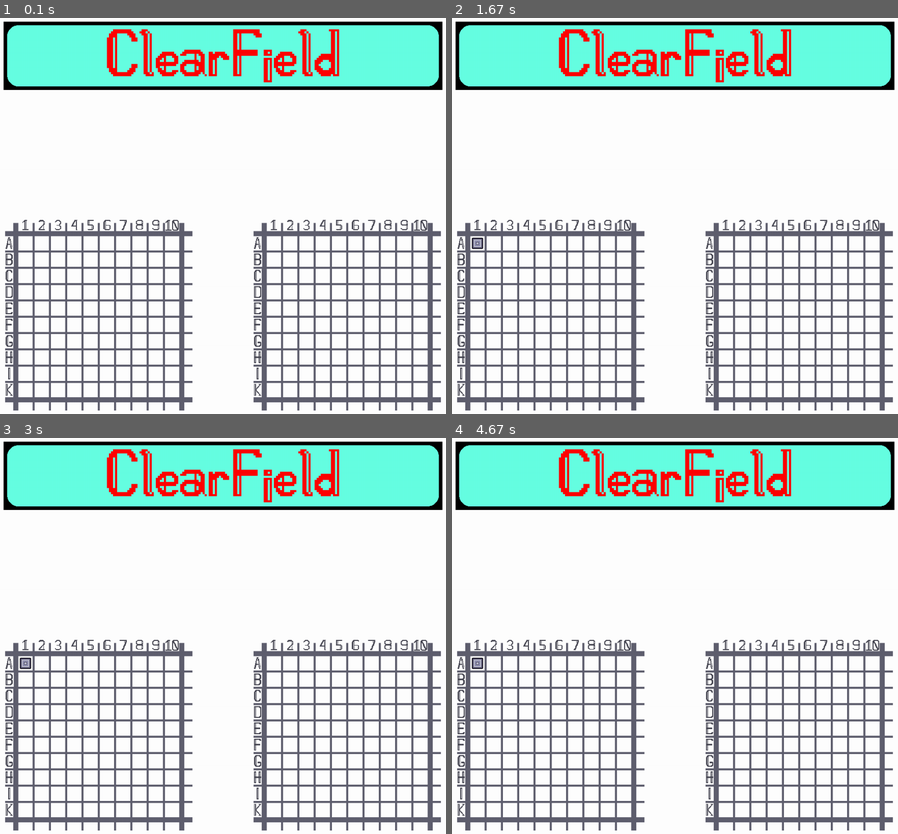
Above: before the commit, frames 1-4 (two rows, left to right).
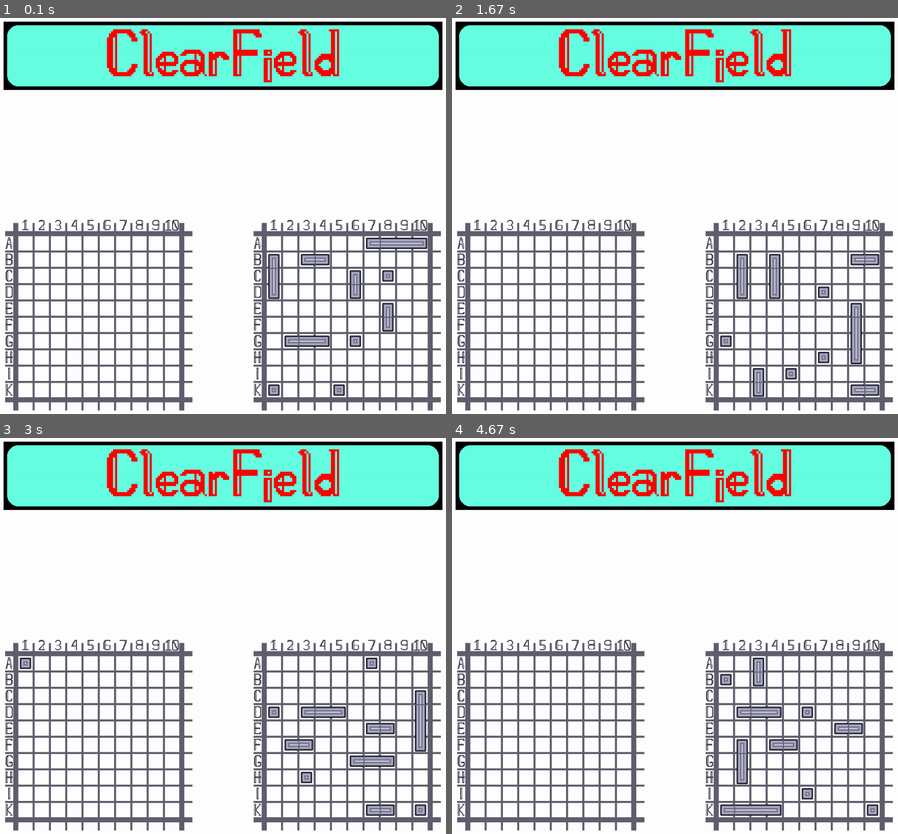
Above: after the commit, the same moments.

Repository: Alan-Bobrov/Battleship-with-pygame
Game: pygame game, started from game.py
The game is run twice, just before and just after one commit, with the same random seed, the same clock (stepped at 60 frames per second) and the same inputs.
Inputs (mouse positions are in pixels of both pictures, inside the frame that each line leads up to):
- Up to frame 1 (0.1 s): no input
- Up to frame 2 (1.67 s): press the mouse at (675, 57) at 0.37 s; move the mouse to (661, 77) at 0.47 s; release the mouse at (652, 97) at 0.6 s; press the mouse at (478, 243) at 0.7 s; move the mouse to (594, 283) at 0.8 s; release the mouse at (715, 318) at 0.93 s; press the mouse at (675, 57) at 1.03 s; move the mouse to (621, 101) at 1.13 s; release the mouse at (567, 148) at 1.27 s; press the mouse at (675, 57) at 1.37 s; move the mouse to (666, 223) at 1.47 s; release the mouse at (661, 390) at 1.6 s
- Up to frame 3 (3 s): press the mouse at (223, 477) at 1.7 s; move the mouse to (124, 552) at 1.8 s; release the mouse at (26, 632) at 1.93 s; press the mouse at (223, 477) at 2.03 s; move the mouse to (294, 639) at 2.13 s; release the mouse at (365, 806) at 2.27 s; press the mouse at (223, 477) at 2.37 s; move the mouse to (289, 540) at 2.47 s; release the mouse at (352, 604) at 2.6 s; press the mouse at (26, 663) at 2.7 s; move the mouse to (151, 620) at 2.8 s; release the mouse at (272, 576) at 2.93 s
- Up to frame 4 (4.67 s): press the mouse at (675, 477) at 3.03 s; move the mouse to (594, 560) at 3.13 s; release the mouse at (518, 647) at 3.27 s; press the mouse at (478, 663) at 3.37 s; move the mouse to (532, 727) at 3.47 s; release the mouse at (585, 786) at 3.6 s; press the mouse at (675, 477) at 3.7 s; move the mouse to (692, 497) at 3.8 s; release the mouse at (706, 517) at 3.93 s; press the mouse at (478, 663) at 4.03 s; move the mouse to (505, 576) at 4.13 s; release the mouse at (532, 493) at 4.27 s; press the mouse at (675, 477) at 4.37 s; move the mouse to (764, 477) at 4.47 s; release the mouse at (848, 477) at 4.6 s

The runs differ from the first frame. In frame 1, 1.8% of the frame differs, in the area x 60-96%, y 55-96%; in frame 2, 1.9%; in frame 3, 1.8%; in frame 4, 1.9%, in the area x 4-96%, y 55-96%.

Commit message:
Update game.py

Diff:
--- a/game.py
+++ b/game.py
@@ -28,7 +28,6 @@
     screen.fill((255, 255, 255))
 
     is_again = False # is it end of the game
-    is_putting = True
     is_game = True
     num_of_ships = 0 # number of ships the player has placed
     do_ship = True # is the player currently placing ships
@@ -37,17 +36,31 @@
     while is_game:
         screen.blit(FieldImg, (0, 0))
         player_field.pr_all(screen, print_ships=True)
-        bot_field.pr_all(screen, print_ships=False)
+        bot_field.pr_all(screen, print_ships=True)
 
         # put clear button on the screen
-        if is_putting:
-            SetClearButton(screen, is_putting)
+        screen.blit(ClearImg, (0, 0))
+
         for event in pg.event.get():
             if event.type == pg.QUIT:
                 is_game = False
 
             elif (event.type == pg.MOUSEBUTTONDOWN) and (pg.mouse.get_pressed(num_buttons=3)[0]):
                 x, y = pg.mouse.get_pos()
+
+                # restart the game
+                if (81 <= x <= 941) and (55 <= y <= 189):
+                        #clear_field(screen)
+                        player_field = Field(110, 476)
+                        bot_field = Field(598, 476)
+                        bot_comp_field = create_field()
+                        bot_field.do_ships(None, 0, True, bot_comp_field)
+                        bot_field.normal_ships_image()
+                        return_num_ships()
+                        num_of_ships = 0
+                        do_ship = True
+                        player_comp_field = create_field()
+
                  # player arranges ships
                 if do_ship:
                     changed, x, y = change_coords(x, y, 110, 476)
@@ -60,12 +73,8 @@
                         do_ship = False
 
                 else:
+
                     changed, x, y = change_coords(x, y, 598, 476)
-                    # if user click on the button and it time when we r putting ships
-                    if (81 <= x <= 941) and (55 <= y <= 189) and is_putting:
-                        clear_field(screen)
-
-
                     if changed and bot_field.field[y][x].status in ("free_place", "part_ship"):
                         s = Ship()
                         # the player makes a move
